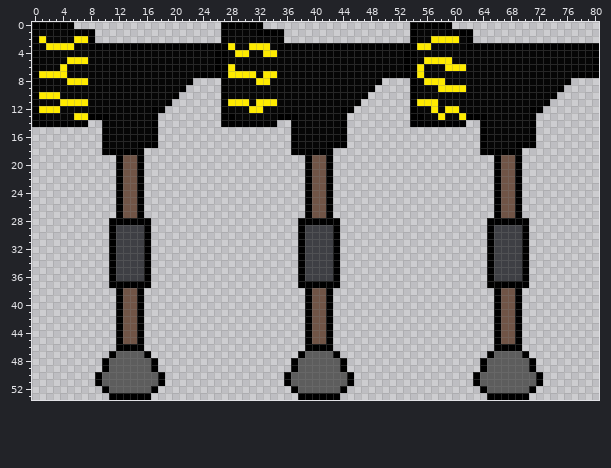
One commit to this sprite sheet: Graphics/Sprites/Anomalous/Equipment/Hammer3.png. The first picture shows the starting point.
The file is 81x54 pixels.
Once edited:
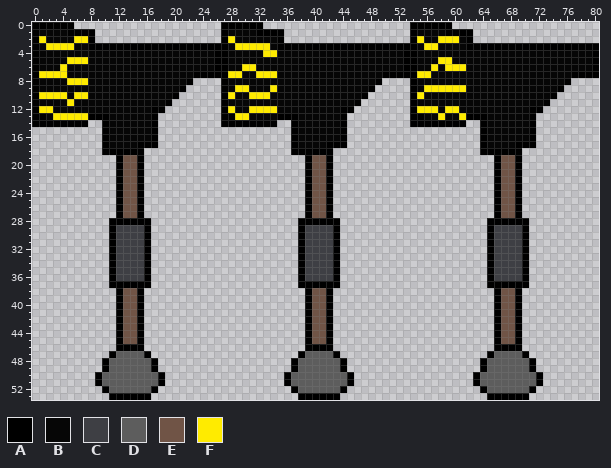
Palette (. is transparent): A #000000  B #060606  C #3e3f44  D #5d5d5d  E #705446  F #ffeb00
The edit:
Colour F gives way to colour B in row 2 at x 57; in row 3 at x 28 and 55; in row 4 at x 29 to 30; in row 5 at x 56 to 57; in row 6 at x 28 and 55; in row 7 at x 30 to 31.
Colour F gives way to colour B in row 8 at x 32 to 33 and 56 to 58; in row 11 at x 4, 6 to 7, 28 to 30, 32 to 34 and 55 to 57; in row 12 at x 3.
Colour B gives way to colour F in row 2 at x 28 and 55; in row 3 at x 29 to 30 and 57; in row 6 at x 30 to 31 and 57; in row 7 at x 32 and 56; in row 9 at x 29 to 30, 34 and 56 to 57; in row 10 at x 4, 6 to 7, 28, 31 to 33 and 55.
Colour B gives way to colour F in row 12 at x 28, 33 to 34 and 55 to 56; in row 13 at x 3 to 5 and 29 to 30.
